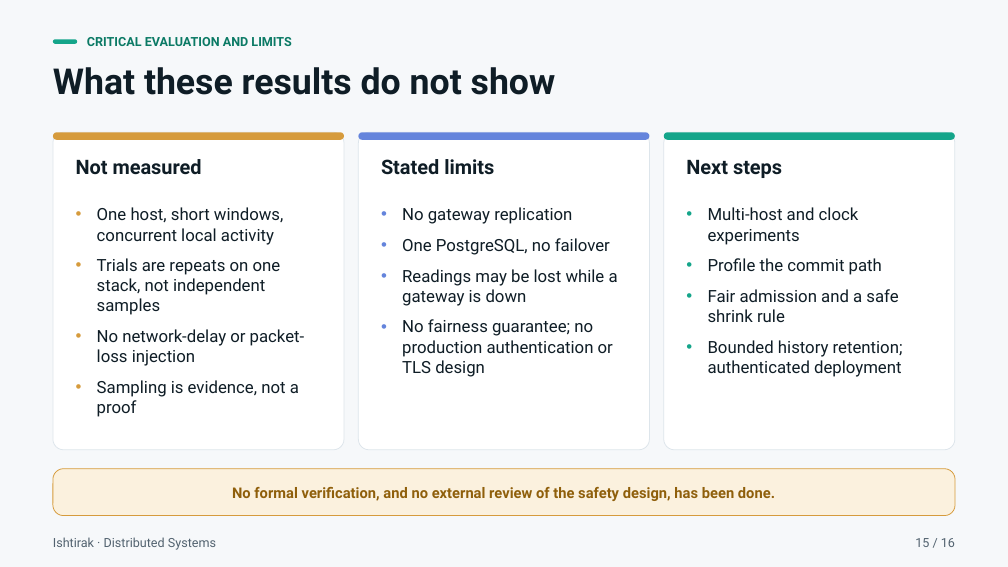
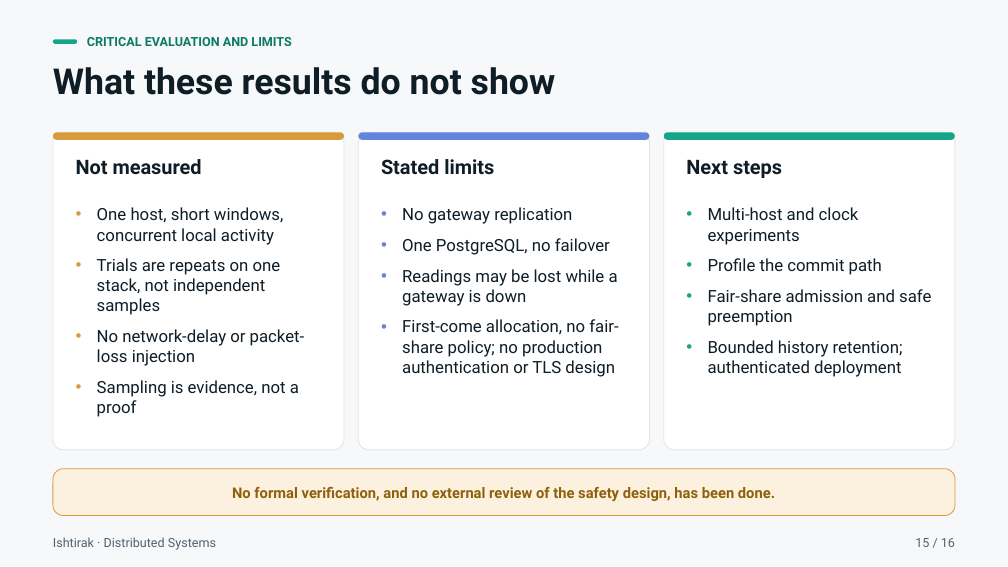
Before and after one commit to Roy-r2004/Ishtirak, a slide deck: slide 15 of docs/Ishtirak_Presentation.pptx. Drawn at 1008x567 pixels with LibreOffice and Linux fonts; fonts in the diff are those of the drawing. Boxes give left, top, right and bottom in pixels: in the first picture for what was removed or moved away, otherwise in the second. Text is boxed around its words. In the diff, an @@ line names an element or a change of style, - is before the commit and + after.

```diff
--- a/docs/Ishtirak_Presentation.pptx
+++ b/docs/Ishtirak_Presentation.pptx
@@ text at (708,289,931,326): text changed @@
-• Fair admission and a safe shrink rule
+• Fair-share admission and safe preemption
@@ text at (402,319,618,377): text changed @@
-• No fairness guarantee; no production authentication or TLS design
+• First-come allocation, no fair-share policy; no production authentication or TLS design
```
Also in this commit, not shown: 6 other slides changed, 23 other files.
